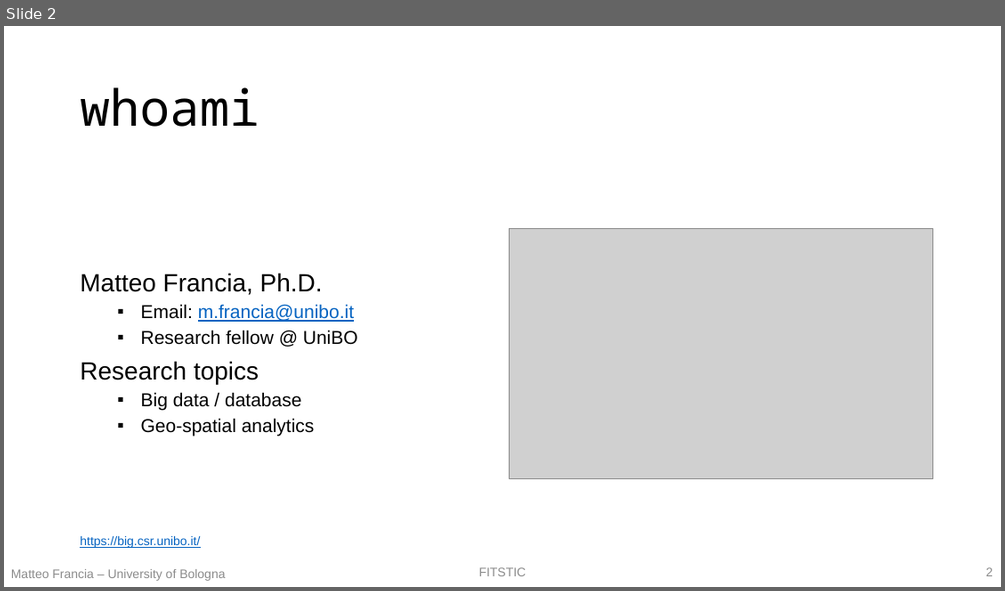
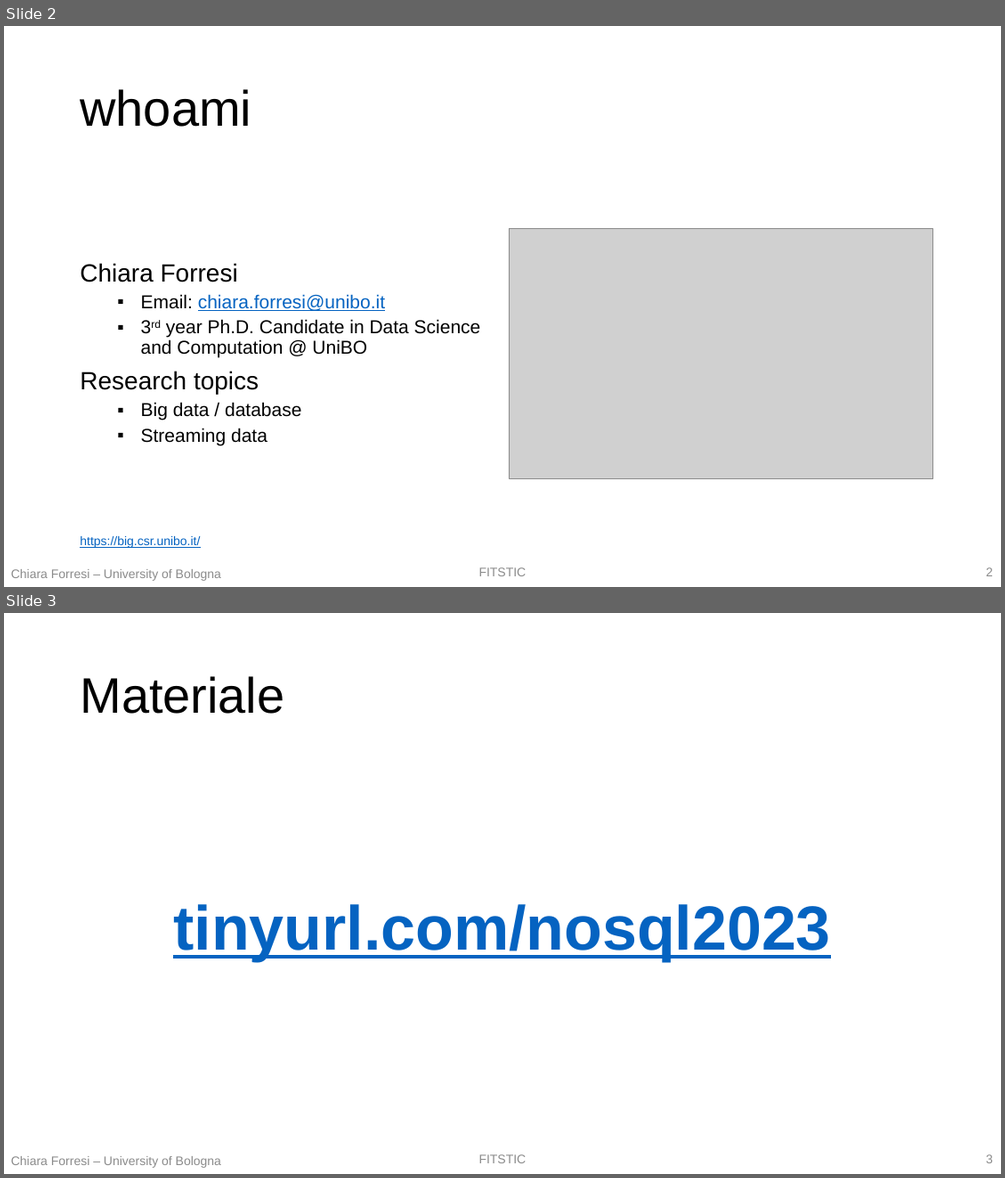
Before and after one commit to w4bo/teaching-nosql, a slide deck: slides/01 - T1 - I database NoSQL.pptx. Shown one above the other, each under a label of ours: slide 2 before the commit, slides 2 and 3 after it. The pictures are 1005x591 and 1005x1178 pixels, drawn with LibreOffice and Linux fonts; fonts in the diff are those of the drawing; grey boxes stand for pictures. Boxes give left, top, right and bottom in pixels: in the first picture for what was removed or moved away, otherwise in the second. Text is boxed around its words. In the diff, an @@ line names an element or a change of style, - is before the commit and + after.

```diff
--- a/slides/01 - T1 - I database NoSQL.pptx
+++ b/slides/01 - T1 - I database NoSQL.pptx
@@ slide 3 added at bbox=[4, 613, 1001, 1174], background #FFFFFF; not listed: 3 template elements that a slide beside it also shows @@
@@ title added at bbox=[80, 676, 284, 714], 48 pt, text #000000 @@
+Materiale
@@ text added at bbox=[173, 904, 830, 961], 60 pt, text #0563C1, bold, underline @@
+tinyurl.com/nosql2023
@@ slide 2 changed as well @@
@@ title "whoami" at bbox=[80, 89, 251, 127]: font Noto Sans Mono to Arial @@
@@ text at bbox=[80, 263, 481, 358]: text changed @@
-Matteo Francia, Ph.D.
-  ▪ Email: m.francia@unibo.it
-  ▪ Research fellow @ UniBO
+Chiara Forresi
+  ▪ Email: chiara.forresi@unibo.it
+  ▪ 3rd year Ph.D. Candidate in Data Science and Computation @ UniBO
@@ text at bbox=[141, 427, 267, 445]: text changed @@
-  ▪ Geo-spatial analytics
+  ▪ Streaming data
@@ text at bbox=[11, 569, 221, 580]: text changed @@
-Matteo Francia – University of Bologna
+Chiara Forresi – University of Bologna
```
Also in this commit, not shown: 81 other slides changed, 1 other slide added, 12 other files.
